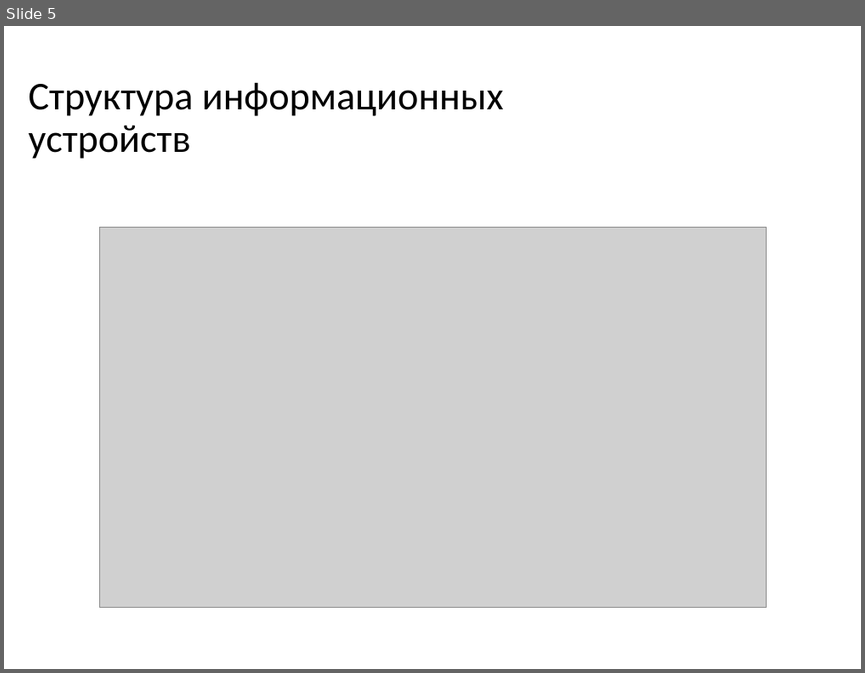
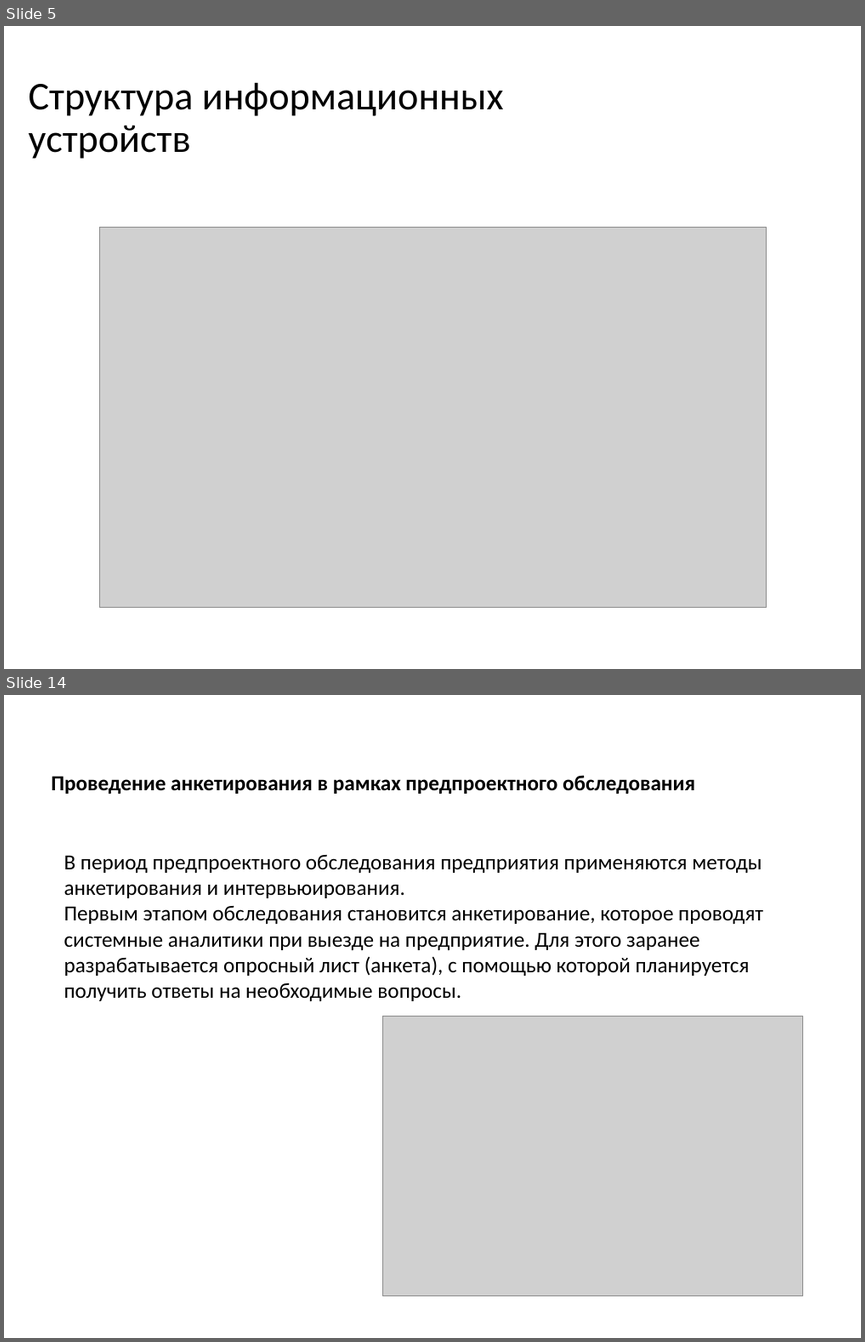
Before and after one commit to dimamatrusmat/domaxadlamena, a slide deck: Презентации/Обобщающая презентация.pptm. Shown one above the other, each under a label of ours: slide 5 before the commit, slides 5 and 14 after it; the slides between them are not shown. The pictures are 865x673 and 865x1342 pixels, drawn with LibreOffice and Linux fonts; fonts in the diff are those of the drawing; grey boxes stand for pictures. Boxes give left, top, right and bottom in pixels: in the first picture for what was removed or moved away, otherwise in the second. Text is boxed around its words. In the diff, an @@ line names an element or a change of style, - is before the commit and + after.

```diff
--- a/Презентации/Обобщающая презентация.pptm
+++ b/Презентации/Обобщающая презентация.pptm
@@ slide 14 added at [4, 695, 861, 1338], background #FFFFFF @@
@@ title added at [51, 775, 695, 794], 18 pt, text #000000, bold @@
+  Проведение анкетирования в рамках предпроектного обследования
@@ text added at [64, 855, 763, 1001], 18 pt, text #000000 @@
+В период предпроектного обследования предприятия применяются методы анкетирования и интервьюирования.
+Первым этапом обследования становится анкетирование, которое проводят системные аналитики при выезде на предприятие. Для этого заранее разрабатывается опросный лист (анкета), с помощью которой планируется получить ответы на необходимые вопросы.
@@ picture added at [383, 1016, 802, 1296] @@
```
Also in this commit, not shown: 4 slides changed, 13 other slides added, 20 slides removed, 2 other files.
